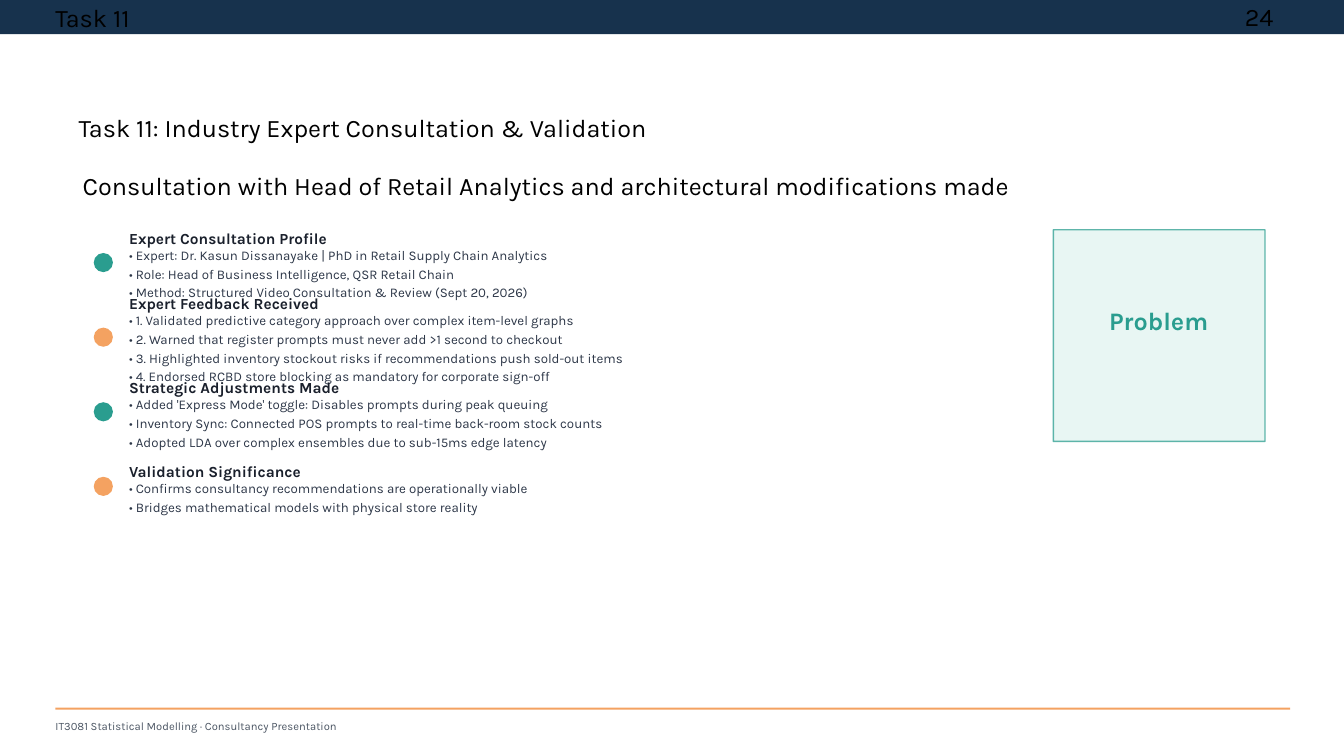
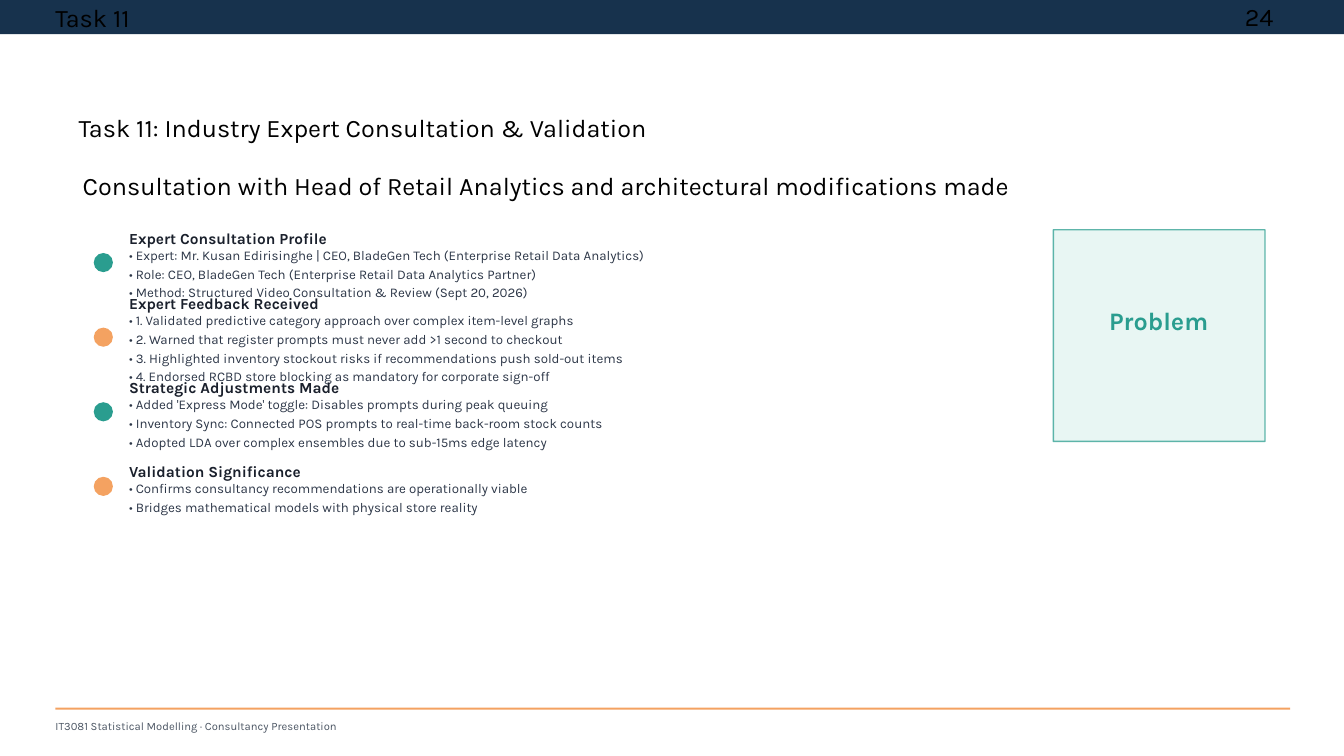
Before and after one commit to raninduwathsal/Uni-SM-Project, a slide deck: slide 24 of Courseweb Documents/Final_Consultancy_Presentation_BladeGen_Tech.pptx. Drawn at 1344x756 pixels with LibreOffice and Linux fonts; fonts in the diff are those of the drawing. Boxes give left, top, right and bottom in pixels: in the first picture for what was removed or moved away, otherwise in the second. Text is boxed around its words. In the diff, an @@ line names an element or a change of style, - is before the commit and + after.

Commit message:
Update industry expert to Mr. Kusan Edirisinghe, CEO of BladeGen Tech (enterprise data analytics partner)

```diff
--- a/Courseweb Documents/Final_Consultancy_Presentation_BladeGen_Tech.pptx
+++ b/Courseweb Documents/Final_Consultancy_Presentation_BladeGen_Tech.pptx
@@ text at (136, 250, 644, 282): text changed @@
-• Expert: Dr. Kasun Dissanayake | PhD in Retail Supply Chain Analytics
-• Role: Head of Business Intelligence, QSR Retail Chain
+• Expert: Mr. Kusan Edirisinghe | CEO, BladeGen Tech (Enterprise Retail Data Analytics)
+• Role: CEO, BladeGen Tech (Enterprise Retail Data Analytics Partner)
```
Also in this commit, not shown: 10 other files.
